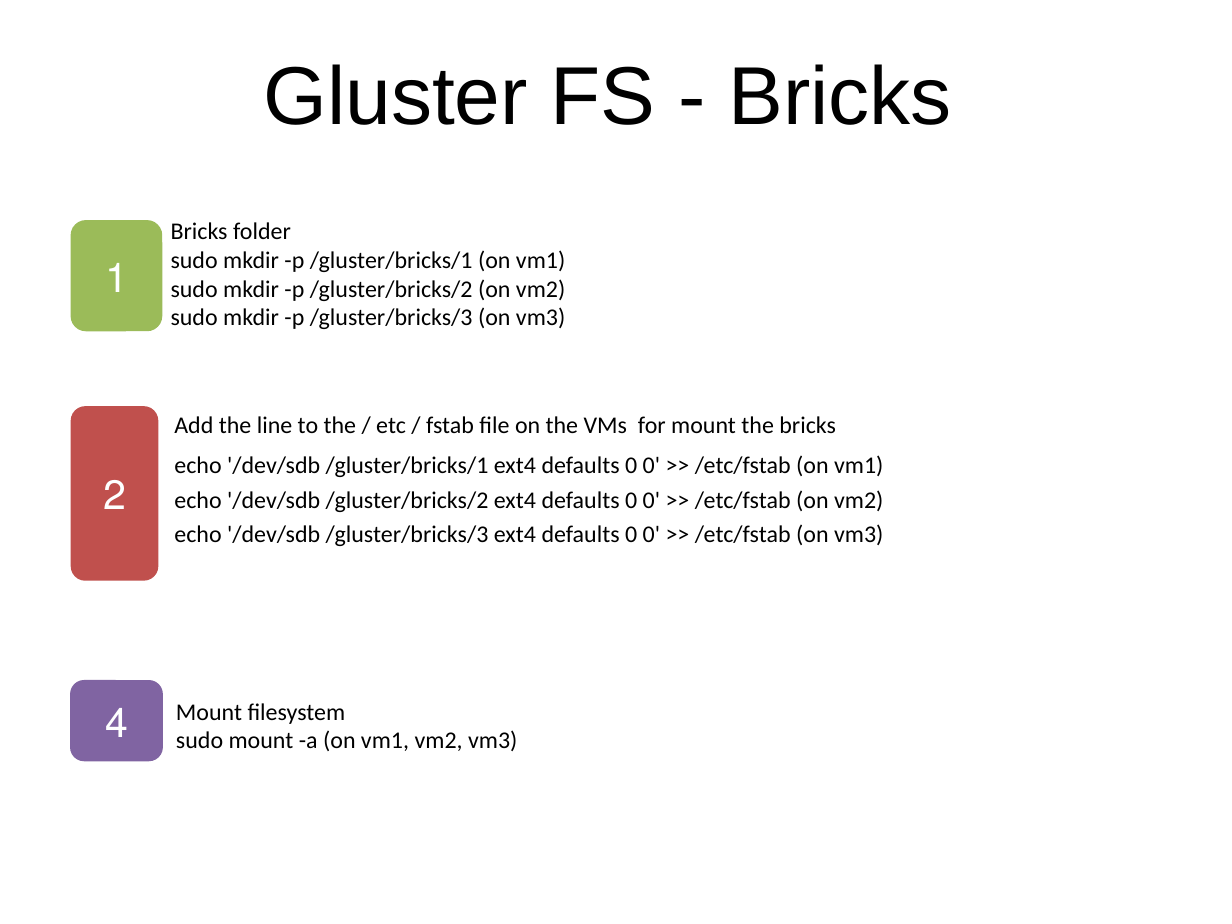
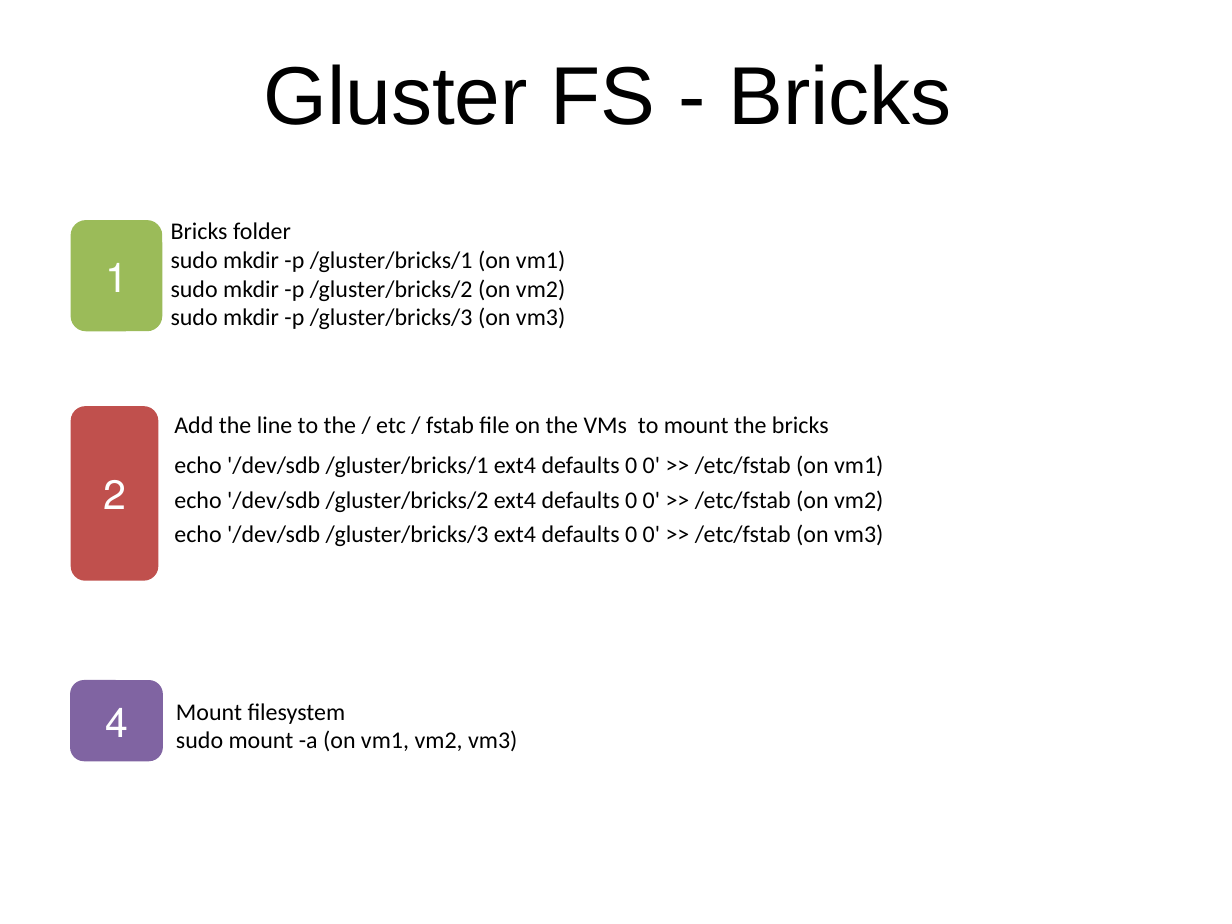
Before and after one commit to sahityacodes/VirtualizationCloudComputingProject, a slide deck: slide 18 of VCC.pptx. Drawn at 1232x924 pixels with LibreOffice and Linux fonts; fonts in the diff are those of the drawing. Boxes give left, top, right and bottom in pixels: in the first picture for what was removed or moved away, otherwise in the second. Text is boxed around its words. In the diff, an @@ line names an element or a change of style, - is before the commit and + after.

```diff
--- a/VCC.pptx
+++ b/VCC.pptx
@@ text at <box>174,416,829,433</box>: text changed @@
-  Add the line to the / etc / fstab file on the VMs for mount the bricks
+  Add the line to the / etc / fstab file on the VMs to mount the bricks
```
Also in this commit, not shown: 20 other slides changed, 1 slide added.
